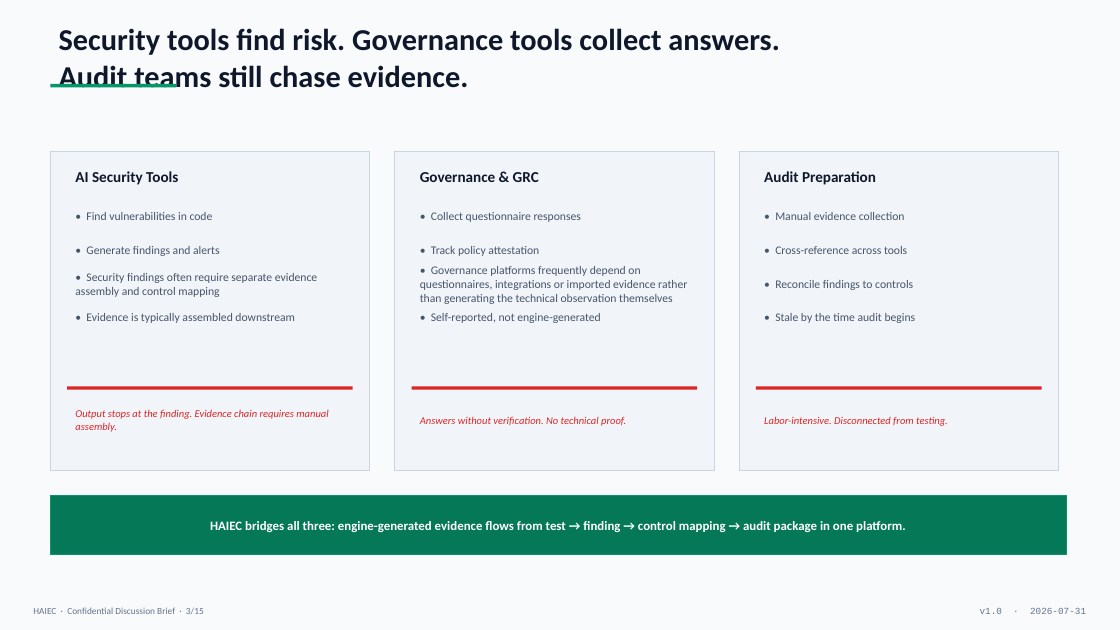
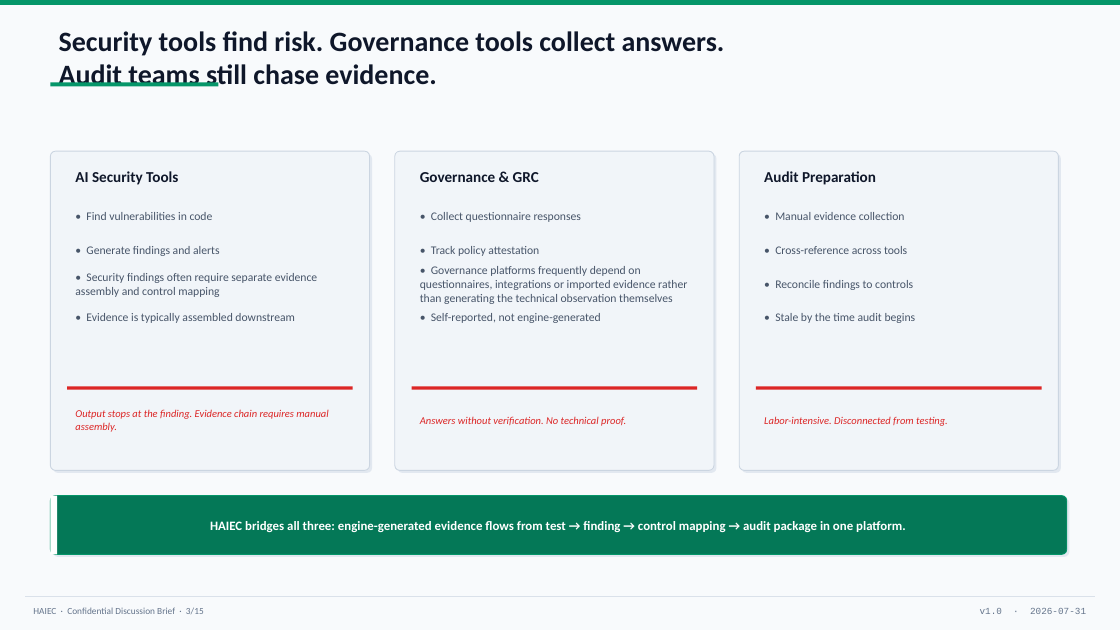
Before and after one commit to subodhkc/subodhkc, a slide deck: slide 3 of public/centaurus/haiec-technical-architecture-defensibility-brief.pptx. Drawn at 1120x630 pixels with LibreOffice and Linux fonts; fonts in the diff are those of the drawing. Boxes give left, top, right and bottom in pixels: in the first picture for what was removed or moved away, otherwise in the second. Text is boxed around its words. In the diff, an @@ line names an element or a change of style, - is before the commit and + after.

Commit message:
enhance(centaurus): upgrade slide design + page layout with stronger contrast
PPT slides:
- Card shadows with roundRect offset, bolder borders (0.75pt)
- Top accent strip on every slide, footer separator line
- Cover slide: left emerald accent panel, larger 60pt title, shadowed flow cards
- Slide 2: inner accent line on HAIEC center card
- Slide 3: white accent strip on bridge card
- Slide 4: colored pill labels for layer names, emeraldBg for architecture statement
- Slide 11: outcome cards use emeraldBg with left accent strips instead of solid dark
- Status tags: shadow + bold text
- Title accent bar wider (2.0in) and thicker (0.05in)

/centaurus page:
- Wider container (max-w-3xl), shadow-xl card
- Dark gradient header (slate-900 to emerald-900) with emerald icon ring
- Section headers with colored accent bars and icons
- Resources section divider with mono uppercase label
- Buttons with shadow-md, rounded-xl cards
- Emerald contact link color

haiec-deck-section:
- Fix 188 reference to separate taxonomy (91+15+82)
- Update slide count to 15 (12+3 appendix)
- Gradient card bg, ring on icon, shadow on buttons
- Section header with Shield icon, border-t border-slate-200

```diff
--- a/public/centaurus/haiec-technical-architecture-defensibility-brief.pptx
+++ b/public/centaurus/haiec-technical-architecture-defensibility-brief.pptx
@@ rectangle added at [0, 0, 1120, 5], fill #059669 @@
@@ text "Security tools find risk. Governance ..." at [59, 31, 725, 87]: size 26 to 24 pt @@
@@ rectangle: place and size @@
-rectangle at [50, 84, 176, 87]
+rectangle at [50, 82, 218, 87]
@@ rectangle removed at [50, 151, 370, 471] @@
@@ rounded rectangle added at [50, 151, 370, 471], fill #F1F5F9, outline #CBD5E1 0.75 pt @@
@@ rounded rectangle added at [53, 154, 372, 473], fill #E2E8F0 @@
@@ rectangle removed at [395, 151, 714, 471] @@
@@ rounded rectangle added at [395, 151, 714, 471], fill #F1F5F9, outline #CBD5E1 0.75 pt @@
@@ rounded rectangle added at [397, 154, 717, 473], fill #E2E8F0 @@
@@ rectangle removed at [739, 151, 1059, 471] @@
@@ rounded rectangle added at [739, 151, 1059, 471], fill #F1F5F9, outline #CBD5E1 0.75 pt @@
@@ rounded rectangle added at [742, 154, 1061, 473], fill #E2E8F0 @@
@@ rectangle removed at [50, 496, 1067, 555] @@
@@ rounded rectangle added at [50, 496, 1067, 555], fill #047857, outline #059669 0.75 pt @@
@@ rectangle added at [50, 496, 57, 555], fill #FFFFFF @@
@@ rounded rectangle added at [53, 498, 1070, 557], fill #E2E8F0 @@
@@ line added from (25, 597) to (1095, 597), #CBD5E1 0.5 pt @@
```
Also in this commit, not shown: 14 other slides changed, 3 other files.
